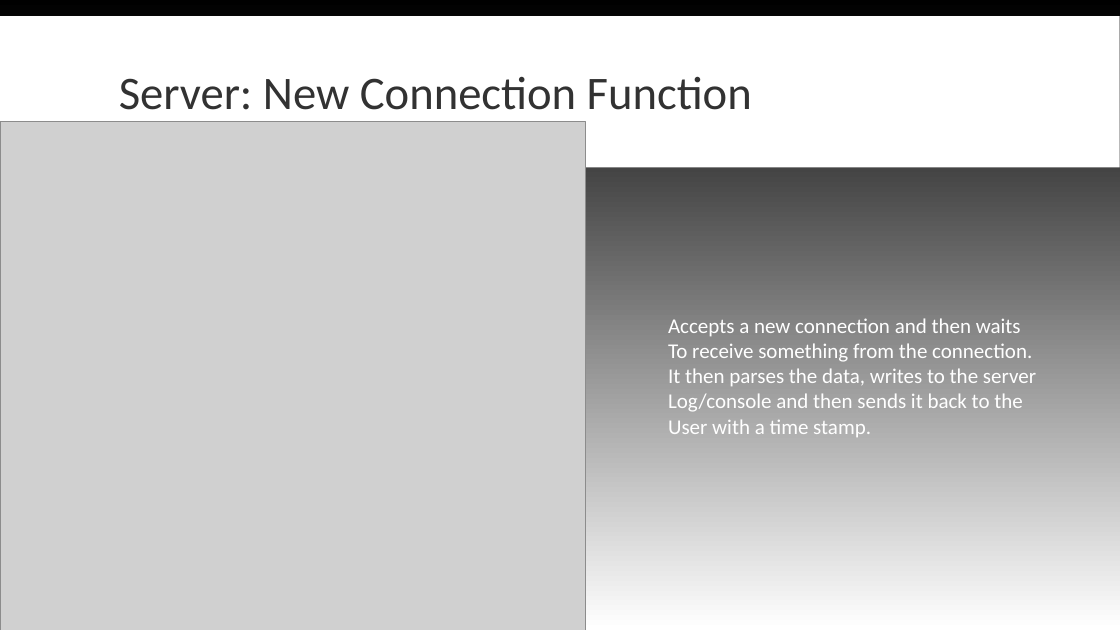
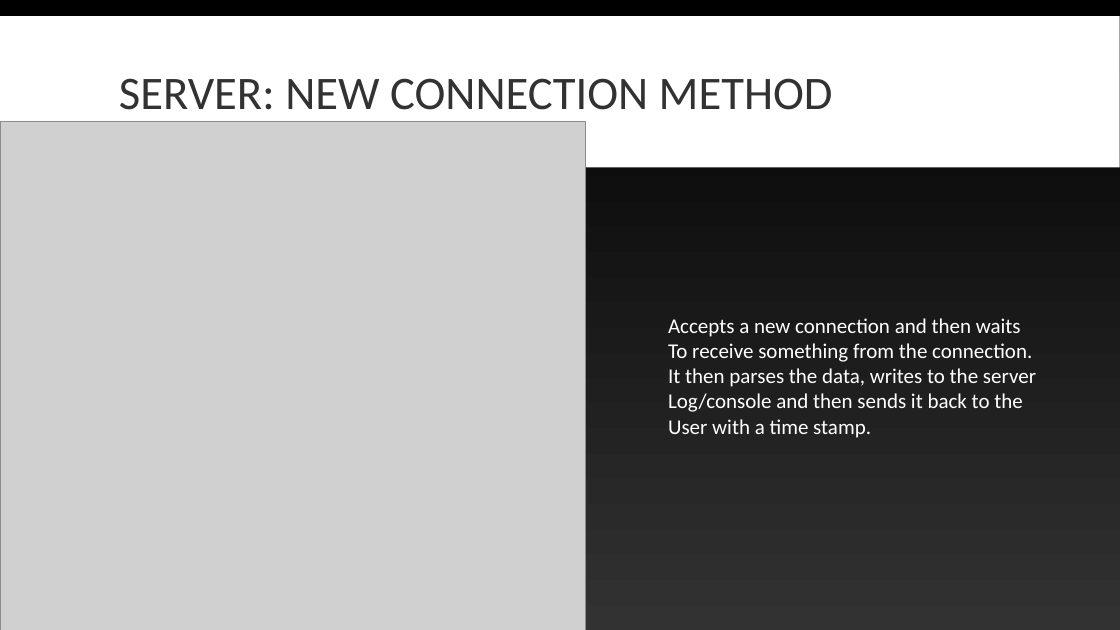
Before and after one commit to Blankpanda/chat_client, a slide deck: slide 10 of powerpoint/resources/Final Presentation Caleb Ellis.ppt. Drawn at 1120x630 pixels with LibreOffice and Linux fonts; fonts in the diff are those of the drawing; grey boxes stand for pictures. Boxes give left, top, right and bottom in pixels: in the first picture for what was removed or moved away, otherwise in the second. Text is boxed around its words. In the diff, an @@ line names an element or a change of style, - is before the commit and + after.

```diff
--- a/powerpoint/resources/Final Presentation Caleb Ellis.ppt
+++ b/powerpoint/resources/Final Presentation Caleb Ellis.ppt
@@ background gradient #000000 to #FFFFFF to gradient #000000 to #323232 @@
@@ title at (119,78,833,110): text changed @@
-Server: New Connection Function
+SERVER: NEW CONNECTION METHOD
```
Also in this commit, not shown: 36 other slides changed, 2 slides added, 2 slides removed, 4 other files.
